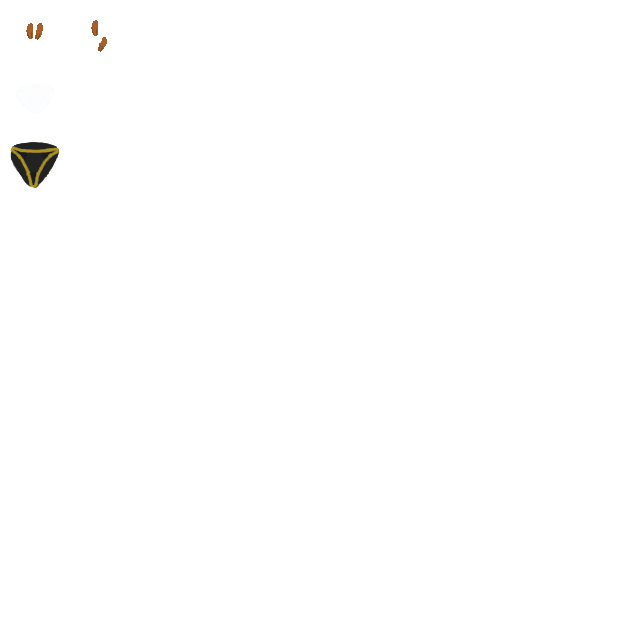
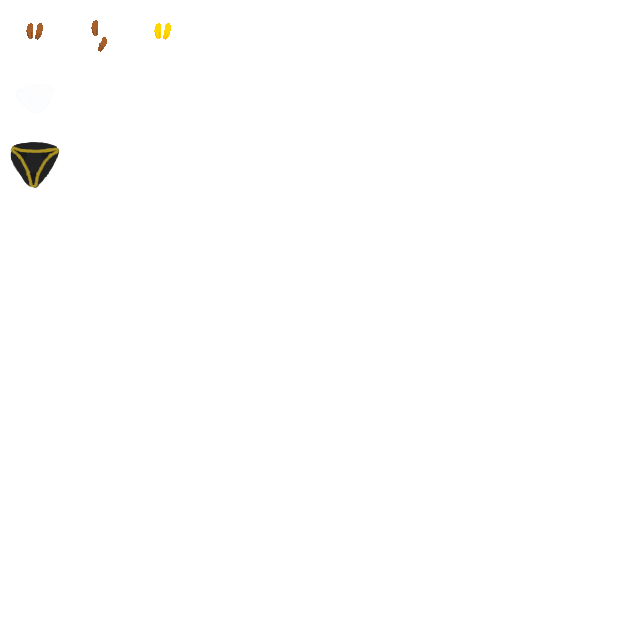
Layers edited between the first and the second w=640, h=640 image:
added layer "Hands Pickup" in group "Hands" over box(154, 23, 171, 40)
